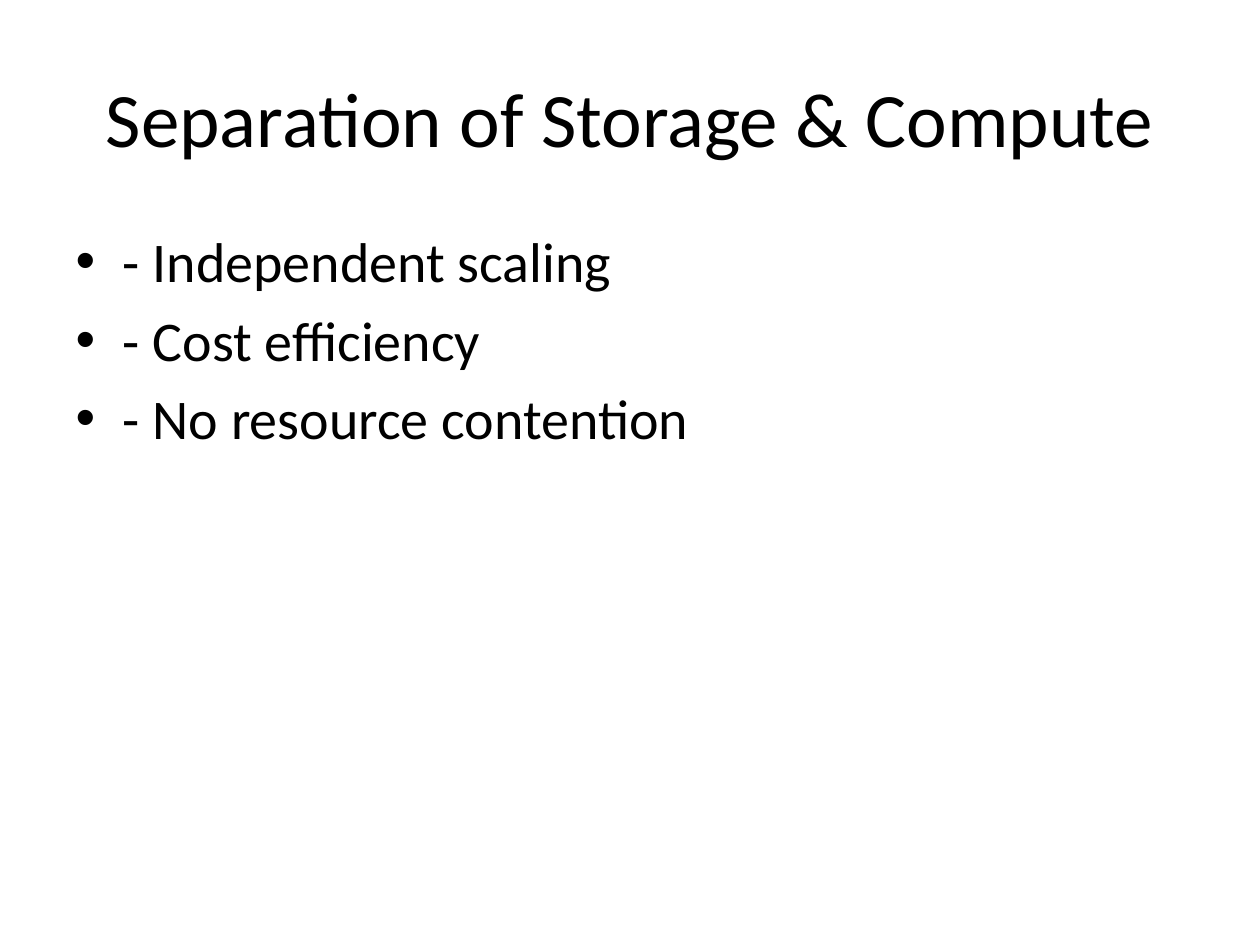
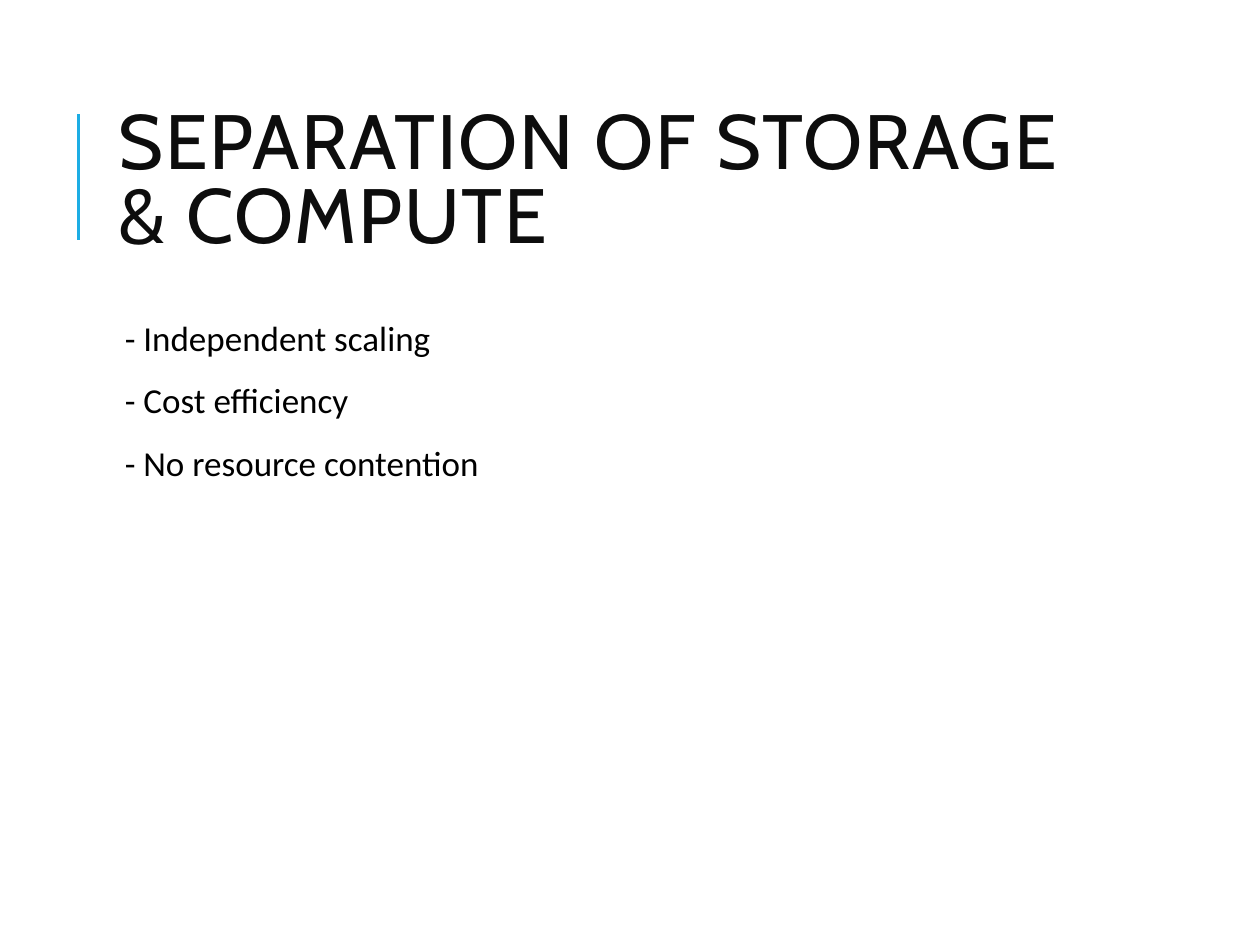
Before and after one commit to vikash-verma-profile/DE-Sig-March-2026, a slide deck: slide 8 of Week-2/Day-4/Snowflake_Modules_1_3.pptx. Drawn at 1260x945 pixels with LibreOffice and Linux fonts; fonts in the diff are those of the drawing. Boxes give left, top, right and bottom in pixels: in the first picture for what was removed or moved away, otherwise in the second. Text is boxed around its words. In the diff, an @@ line names an element or a change of style, - is before the commit and + after.

```diff
--- a/Week-2/Day-4/Snowflake_Modules_1_3.pptx
+++ b/Week-2/Day-4/Snowflake_Modules_1_3.pptx
@@ line added from (78, 239) to (78, 113), #1CADE4 1.5 pt @@
@@ title at box(118, 114, 1057, 244): text changed; font Calibri to Cabin; text colour #000000 to #0D0D0D @@
-Separation of Storage & Compute
+SEPARATION OF STORAGE & COMPUTE
@@ text "- Independent scaling": place and size @@
-text "- Independent scaling" at box(153, 243, 688, 440)
+text "- Independent scaling" at box(143, 326, 478, 477)
@@ text "- Independent scaling" at box(143, 326, 478, 477): size 32 to 20 pt; bullet • to  ; line spacing 1 to 0.9; more space between paragraphs @@
```
Also in this commit, not shown: 27 other slides changed, 5 other files.
